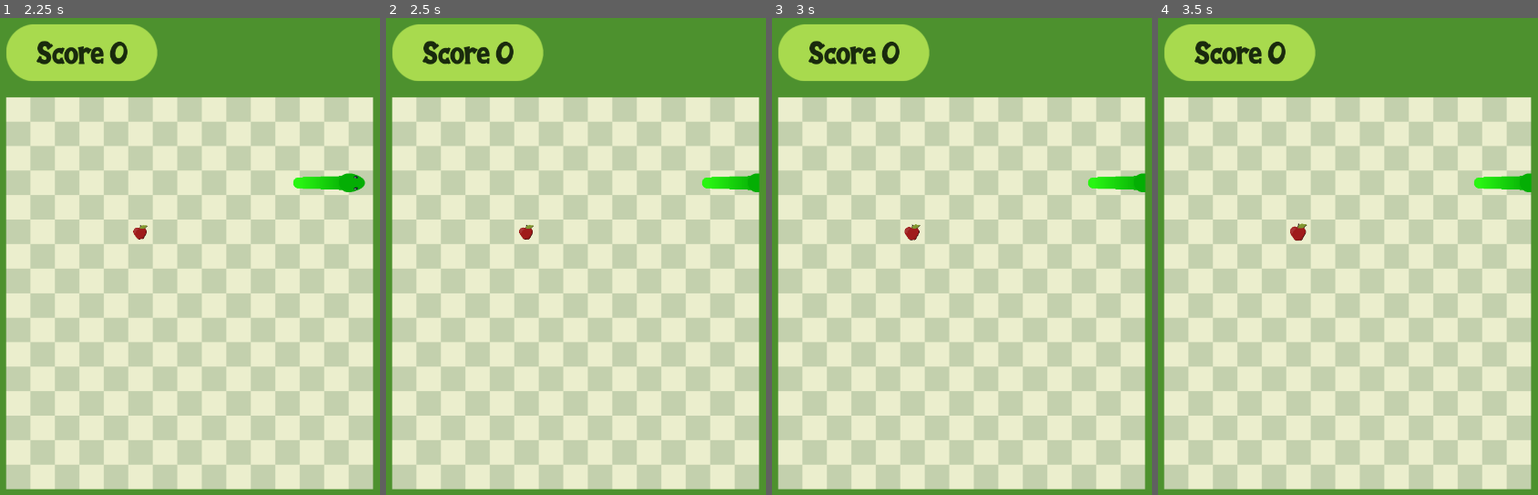
Above: before the commit, frames 1-4 (left to right).
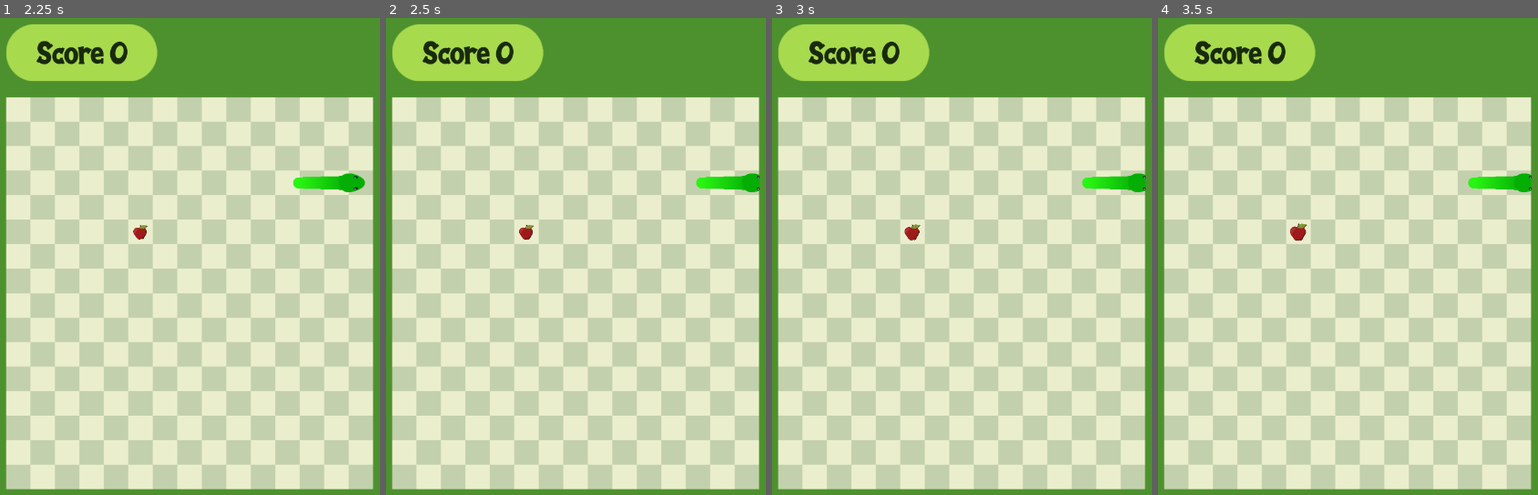
Above: after the commit, the same moments.

Repository: allanbts17/snakeMobile
Game: Godot game, scene res://game.tscn
Two runs of this game, one before a commit and one after it. Both use one fixed random seed, a clock stepped at 60 frames per second and the inputs below.
Inputs (mouse positions are in pixels of both pictures, inside the frame that each line leads up to):
- Up to frame 1 (2.25 s): move the mouse to (281, 337) at 0.52 s; click (281, 337) at 0.67 s; drag from (106, 413) to (140, 232) at 1.27 s; move the mouse to (231, 213) at 2.02 s; click (231, 213) at 2.17 s
- Up to frame 2 (2.5 s): no input
- Up to frame 3 (3 s): tap Enter at 2.75 s; drag from (outside the picture) to (1117, 184) at 2.77 s
- Up to frame 4 (3.5 s): no input

Frame 1 is identical in both runs. In frame 2, less than 0.1% of the frame differs, in the area x 81-99%, y 32-37%; in frame 3, less than 0.1%; in frame 4, less than 0.1%.

Commit message:
fix border collision

Diff:
--- a/game.tscn
+++ b/game.tscn
@@ -63,10 +63,10 @@
 
 [sub_resource type="CapsuleShape2D" id=5]
 radius = 4.99796
-height = 25.2116
+height = 8.0
 
 [sub_resource type="RectangleShape2D" id=6]
-extents = Vector2( 5, 343.855 )
+extents = Vector2( 10, 343.855 )
 
 [sub_resource type="DynamicFont" id=7]
 size = 50
@@ -179,7 +179,7 @@
 offset = Vector2( 0, 20 )
 
 [node name="CollisionShape2D" type="CollisionShape2D" parent="game_board/head"]
-position = Vector2( 0, 37 )
+position = Vector2( 0, 43.355 )
 rotation = 1.5708
 shape = SubResource( 5 )
 
@@ -258,6 +258,9 @@
 text = "Score 150"
 align = 1
 valign = 1
+__meta__ = {
+"_edit_use_anchors_": false
+}
 
 [connection signal="area_entered" from="game_board/food/apple" to="game_board/food/apple" method="_on_apple_area_entered"]
 [connection signal="area_entered" from="game_board/food/apple" to="." method="_on_apple_area_entered"]
--- a/main.gd
+++ b/main.gd
@@ -76,7 +76,7 @@
 		reach_board_square_ind[point] = index
 	return reached
 
-func reach_board_square(_delta):
+func reach_board_square(_delta) -> void:
 	if reach_point_to_board_square(0,0.05):
 		Global.solaped_board_squares.push_back(reach_board_square_ind[0])
 
@@ -249,7 +249,7 @@
 
 
 func _on_border_area_entered(area):
-	if area.get_name() == 'head':
+	if area.get_name() == 'head' and direction_list.size() == 0:
 		print('border')
 		if !Global.invincibility:
 			Global.run = false
